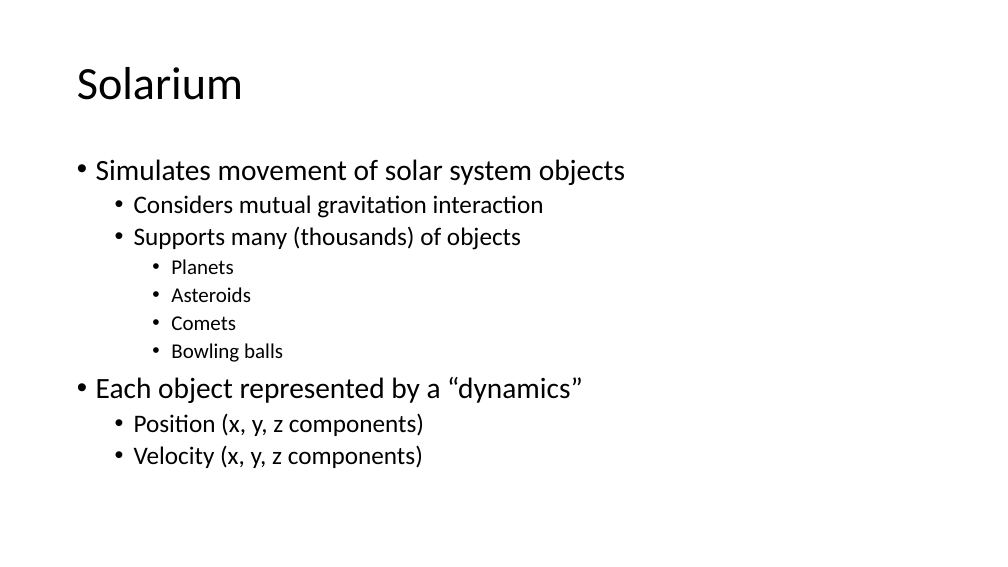
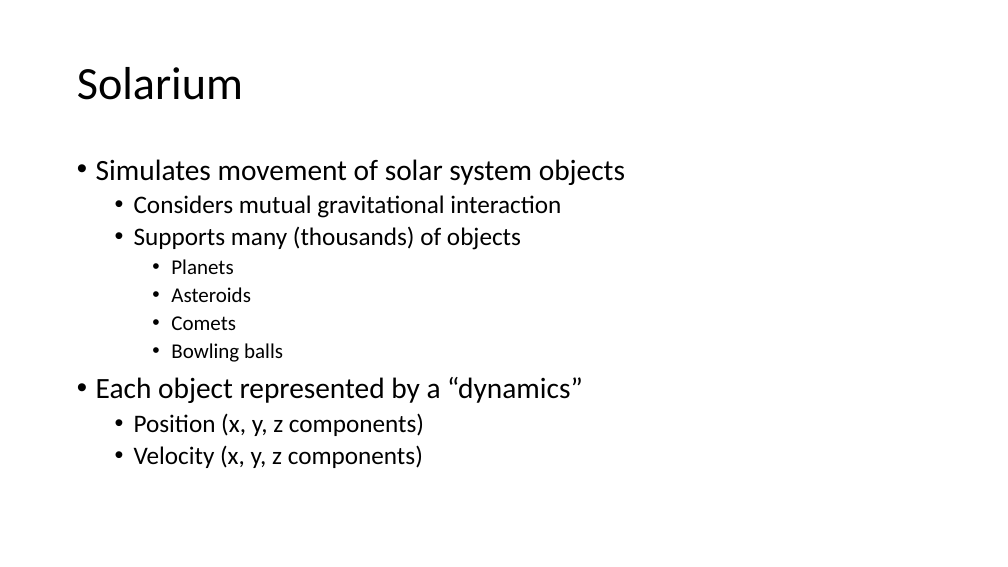
Before and after one commit to pchapin/solarium, a slide deck: slide 3 of doc/Solarium.pptx. Drawn at 1008x567 pixels with LibreOffice and Linux fonts; fonts in the diff are those of the drawing. Boxes give left, top, right and bottom in pixels: in the first picture for what was removed or moved away, otherwise in the second. Text is boxed around its words. In the diff, an @@ line names an element or a change of style, - is before the commit and + after.

Commit message:
Minor updates to the Solarium presentation.

```diff
--- a/doc/Solarium.pptx
+++ b/doc/Solarium.pptx
@@ text at [134, 195, 561, 218]: text changed @@
-  • Considers mutual gravitation interaction
+  • Considers mutual gravitational interaction
```
Also in this commit, not shown: 5 other slides changed.
